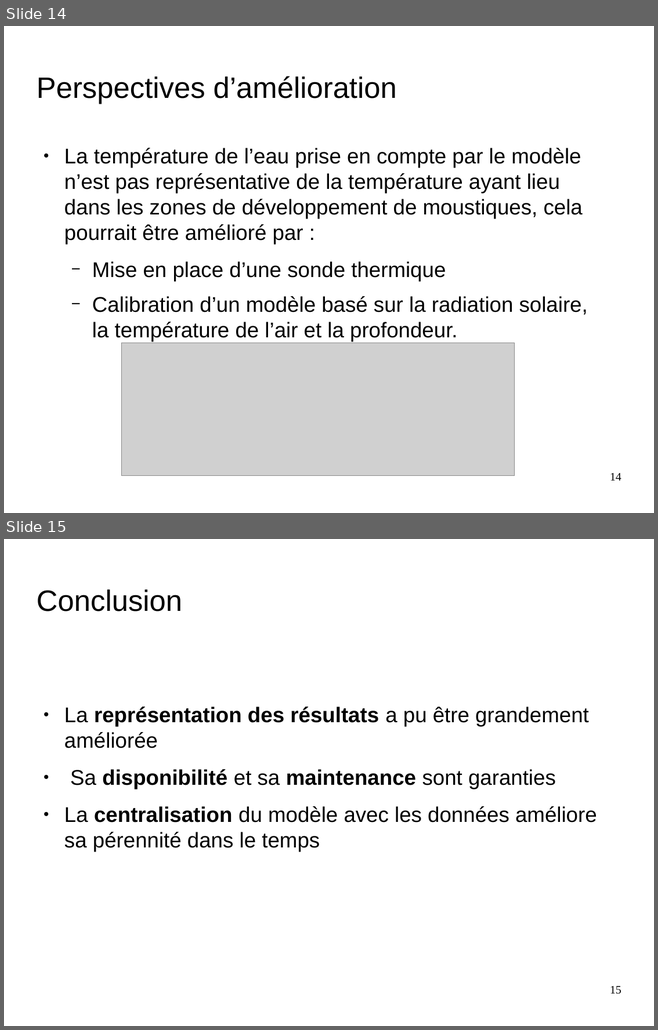
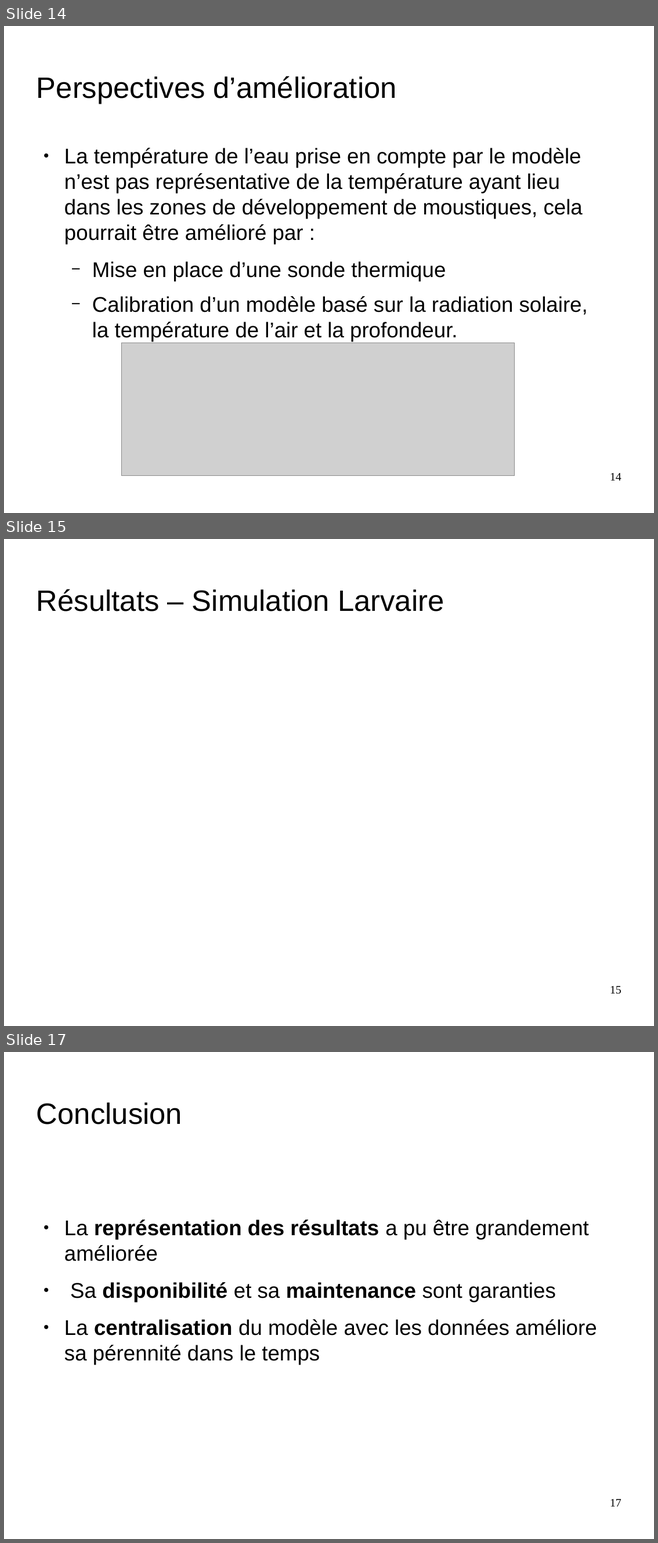
Before and after one commit to nesta7/designProject, a slide deck: Poster_Presentation/presentation_final_demoustication.odp. Shown one above the other, each under a label of ours: slides 14 and 15 before the commit, slides 14, 15 and 17 after it; the slides between them are not shown. The pictures are 658x1030 and 658x1543 pixels, drawn with LibreOffice and Linux fonts; fonts in the diff are those of the drawing; grey boxes stand for pictures; background and template pictures are left out. Boxes give left, top, right and bottom in pixels: in the first picture for what was removed or moved away, otherwise in the second. Text is boxed around its words. In the diff, an @@ line names an element or a change of style, - is before the commit and + after.

```diff
--- a/Poster_Presentation/presentation_final_demoustication.odp
+++ b/Poster_Presentation/presentation_final_demoustication.odp
@@ slide 15 added at (4, 539, 654, 1026), background picture (left out) @@
@@ title added at (36, 589, 444, 611), 36 pt, text #000000 @@
+Résultats – Simulation Larvaire
@@ page number added at (610, 986, 621, 994), 14 pt, text #000000 @@
+15
@@ what was slide 15 is now slide 17 @@
@@ page number at (610, 1499, 621, 1507): text changed @@
-15
+17
```
Also in this commit, not shown: 5 slides changed, 1 other slide added.
